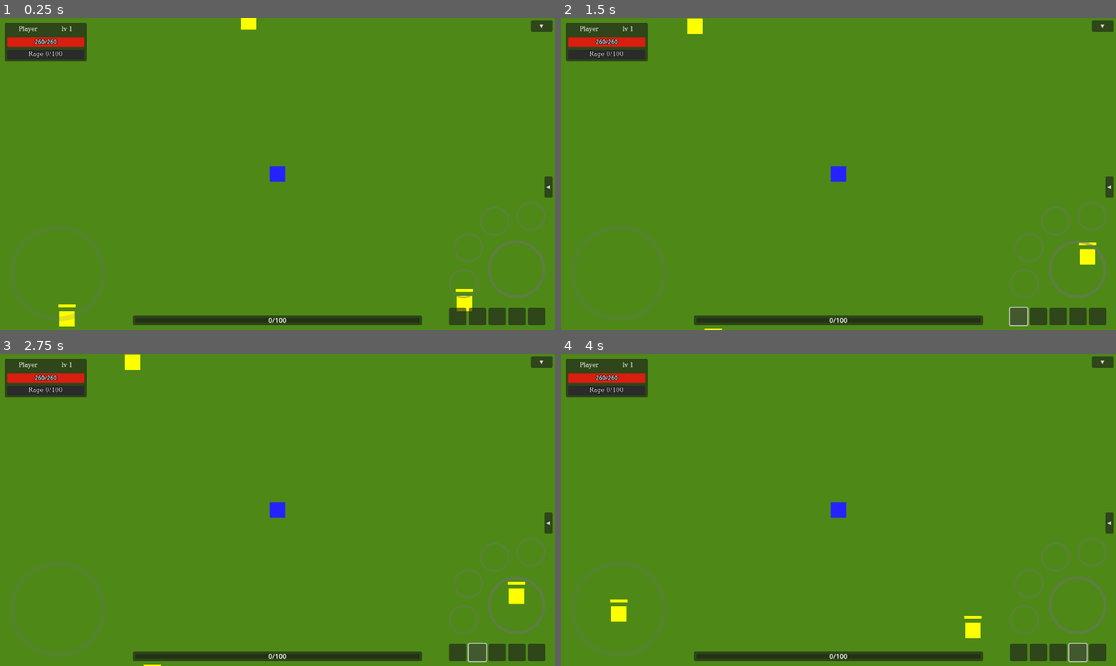
Above: before the commit, frames 1-4 (two rows, left to right).
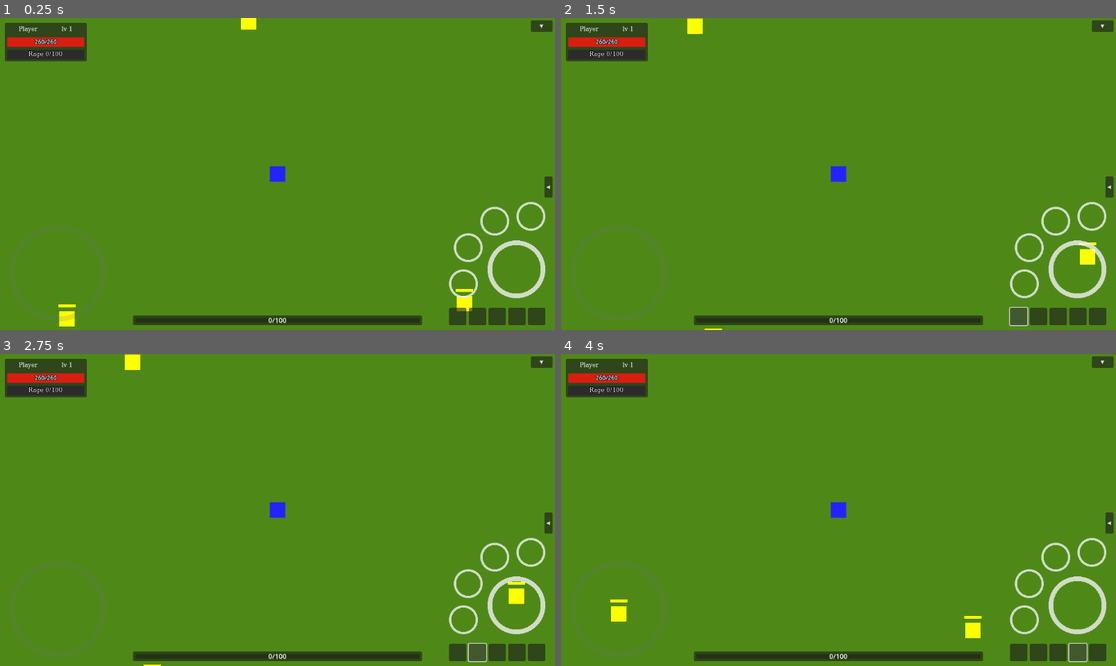
Above: after the commit, the same moments.

Repository: denisshkytko/mmo-mvp-godot
Game: Godot game, scene res://game/scenes/Main.tscn
Same seed, same stepped clock (60 frames per second), same inputs: the game is played once before the commit and once after it. This scene is started directly instead of the project's main scene. The engine's default icon, where the game draws it, is replaced by a stand-in: a white triangle on a blue panel in a dark square.
Inputs (mouse positions are in pixels of both pictures, inside the frame that each line leads up to):
- Up to frame 1 (0.25 s): no input
- Up to frame 2 (1.5 s): drag from (616, 273) to (1043, 289) at 0.52 s; click (1016, 317) at 1.25 s
- Up to frame 3 (2.75 s): click (477, 653) at 2 s
- Up to frame 4 (4 s): click (1060, 653) at 2.75 s; click (1077, 653) at 3.5 s

The runs differ from the first frame. In frame 1, 1.0% of the frame differs, in the area x 80-99%, y 58-90%; in frame 2, 1.0%; in frame 3, 1.0%; in frame 4, 1.0%.

Commit message:
Add range-based red ring feedback for mobile skill joystick

Diff:
--- a/game/characters/player/components/player_ability_caster.gd
+++ b/game/characters/player/components/player_ability_caster.gd
@@ -61,21 +61,10 @@
 	if get_cooldown_left(ability_id) > 0.0:
 		return {"ok": false, "reason": "cooldown"}
 
-	var target_result := _normalize_target(def, target)
+	var target_result := _resolve_cast_target(def, target)
 	if not bool(target_result.get("ok", false)):
 		return {"ok": false, "reason": String(target_result.get("reason", "invalid_target"))}
 	var actual_target: Node = target_result.get("target") as Node
-
-	var range_mode := def.range_mode
-	if range_mode != "self" and actual_target is Node2D:
-		var range: float = PlayerCombat.RANGED_ATTACK_RANGE
-		if range_mode == "melee":
-			range = PlayerCombat.MELEE_ATTACK_RANGE
-		var dist: float = p.global_position.distance_to((actual_target as Node2D).global_position)
-		if dist > range:
-			return {"ok": false, "reason": "out_of_range"}
-	elif range_mode != "self" and not (actual_target is Node2D):
-		return {"ok": false, "reason": "no_target"}
 
 	var snap: Dictionary = {}
 	if p.has_method("get_stats_snapshot"):
@@ -110,6 +99,29 @@
 	_start_cooldown(ability_id, cd_eff)
 	return {"ok": true, "reason": "", "target": actual_target}
 
+func get_targeting_preview(ability_id: String, target: Node) -> Dictionary:
+	if ability_id == "":
+		return {"ok": false, "reason": "empty"}
+	if p == null or p.c_spellbook == null:
+		return {"ok": false, "reason": "no_spellbook"}
+	var rank := int(p.c_spellbook.learned_ranks.get(ability_id, 0))
+	if rank <= 0:
+		return {"ok": false, "reason": "not_learned"}
+
+	var db := get_node_or_null("/root/AbilityDB")
+	if db == null or not db.has_method("get_ability"):
+		return {"ok": false, "reason": "no_db"}
+	var def: AbilityDefinition = db.call("get_ability", ability_id)
+	if def == null:
+		return {"ok": false, "reason": "no_def"}
+	if def.ability_type == "aura" or def.ability_type == "stance":
+		return {"ok": false, "reason": "passive"}
+
+	var target_result := _resolve_cast_target(def, target)
+	if not bool(target_result.get("ok", false)):
+		return {"ok": false, "reason": String(target_result.get("reason", "invalid_target"))}
+	return {"ok": true, "target": target_result.get("target")}
+
 func interrupt_cast(_reason: String = "interrupted") -> void:
 	if _cast_time_left <= 0.0:
 		return
@@ -249,6 +261,25 @@
 		context[k] = extra[k]
 	return context
 
+func _resolve_cast_target(def: AbilityDefinition, target: Node) -> Dictionary:
+	var target_result := _normalize_target(def, target)
+	if not bool(target_result.get("ok", false)):
+		return target_result
+	var actual_target: Node = target_result.get("target") as Node
+
+	var range_mode := def.range_mode
+	if range_mode != "self" and actual_target is Node2D:
+		var range: float = PlayerCombat.RANGED_ATTACK_RANGE
+		if range_mode == "melee":
+			range = PlayerCombat.MELEE_ATTACK_RANGE
+		var dist: float = p.global_position.distance_to((actual_target as Node2D).global_position)
+		if dist > range:
+			return {"ok": false, "reason": "out_of_range"}
+	elif range_mode != "self" and not (actual_target is Node2D):
+		return {"ok": false, "reason": "no_target"}
+
+	return {"ok": true, "target": actual_target}
+
 func _normalize_target(def: AbilityDefinition, target: Node) -> Dictionary:
 	if def == null or p == null:
 		return {"ok": false, "reason": "invalid"}
--- a/ui/game/hud/mobile/mobile_hud.gd
+++ b/ui/game/hud/mobile/mobile_hud.gd
@@ -113,11 +113,20 @@
 	for i in range(_spellbook.loadout_slots.size()):
 		var ability_id: String = _spellbook.loadout_slots[i]
 		var pct: float = 0.0
+		var out_of_range: bool = false
 		if _player.has_method("get") and _player.get("c_ability_caster") != null:
 			var caster: PlayerAbilityCaster = _player.get("c_ability_caster") as PlayerAbilityCaster
 			if caster != null:
 				pct = caster.get_cooldown_pct(ability_id)
+				if ability_id != "":
+					var target: Node = null
+					var gm := NodeCache.get_game_manager(get_tree())
+					if gm != null and gm.has_method("get_target"):
+						target = gm.call("get_target") as Node
+					var preview: Dictionary = caster.get_targeting_preview(ability_id, target)
+					out_of_range = (not bool(preview.get("ok", false))) and String(preview.get("reason", "")) == "out_of_range"
 		skill_pad.set_slot_cooldown(i, pct)
+		skill_pad.set_slot_out_of_range(i, out_of_range)
 
 func _on_skill_pressed(slot_index: int) -> void:
 	if _player != null and _player.has_method("try_use_ability_slot"):
--- a/ui/game/hud/mobile/skill_pad.gd
+++ b/ui/game/hud/mobile/skill_pad.gd
@@ -5,6 +5,9 @@
 signal interact_pressed()
 
 const COOLDOWN_SHADER_CODE := "shader_type canvas_item;\n\nuniform float fill_pct : hint_range(0.0, 1.0) = 0.0;\n\nvoid …(183 unchanged characters)…
+const RANGE_RING_SHADER_CODE := "shader_type canvas_item;\n\nuniform vec4 ring_color : source_color = vec4(1.0, 1.0, 1.0, 0.75);\nuniform float ring_thickness : hint_range(0.01, 0.25) = 0.08;\n\nvoid fragment() {\n\tvec2 d = UV - vec2(0.5);\n\tfloat r = length(d);\n\tif (r > 0.5 || r < (0.5 - ring_thickness)) {\n\t\tdiscard;\n\t}\n\tCOLOR = ring_color;\n}\n"
+const RANGE_RING_OK_COLOR := Color(1.0, 1.0, 1.0, 0.72)
+const RANGE_RING_BLOCKED_COLOR := Color(0.95, 0.24, 0.24, 0.9)
 
 @onready var quick_skill_btn: BaseButton = $QuickSkillBtn
 @onready var skill_btn_1: BaseButton = $SkillBtn1
@@ -111,3 +114,41 @@
 		return
 	btn.disabled = not _enabled
 	btn.modulate = Color(1, 1, 1, 1.0 if _enabled else 0.5)
+
+func set_slot_out_of_range(_slot: int, _blocked: bool) -> void:
+	if _slot < 0 or _slot >= _skill_buttons.size():
+		return
+	var btn := _skill_buttons[_slot] as TextureButton
+	if btn == null:
+		return
+	var ring := _ensure_range_ring(btn)
+	if ring == null:
+		return
+	var mat := ring.material as ShaderMaterial
+	if mat == null:
+		return
+	mat.set_shader_parameter("ring_color", RANGE_RING_BLOCKED_COLOR if _blocked else RANGE_RING_OK_COLOR)
+
+func _ensure_range_ring(btn: TextureButton) -> ColorRect:
+	var ring := btn.get_node_or_null("RangeRing") as ColorRect
+	if ring != null:
+		return ring
+	ring = ColorRect.new()
+	ring.name = "RangeRing"
+	ring.mouse_filter = Control.MOUSE_FILTER_IGNORE
+	ring.layout_mode = 1
+	ring.anchors_preset = Control.PRESET_FULL_RECT
+	ring.offset_left = 0
+	ring.offset_top = 0
+	ring.offset_right = 0
+	ring.offset_bottom = 0
+	ring.color = Color.WHITE
+	var shader := Shader.new()
+	shader.code = RANGE_RING_SHADER_CODE
+	var mat := ShaderMaterial.new()
+	mat.shader = shader
+	mat.set_shader_parameter("ring_color", RANGE_RING_OK_COLOR)
+	ring.material = mat
+	btn.add_child(ring)
+	btn.move_child(ring, 0)
+	return ring
